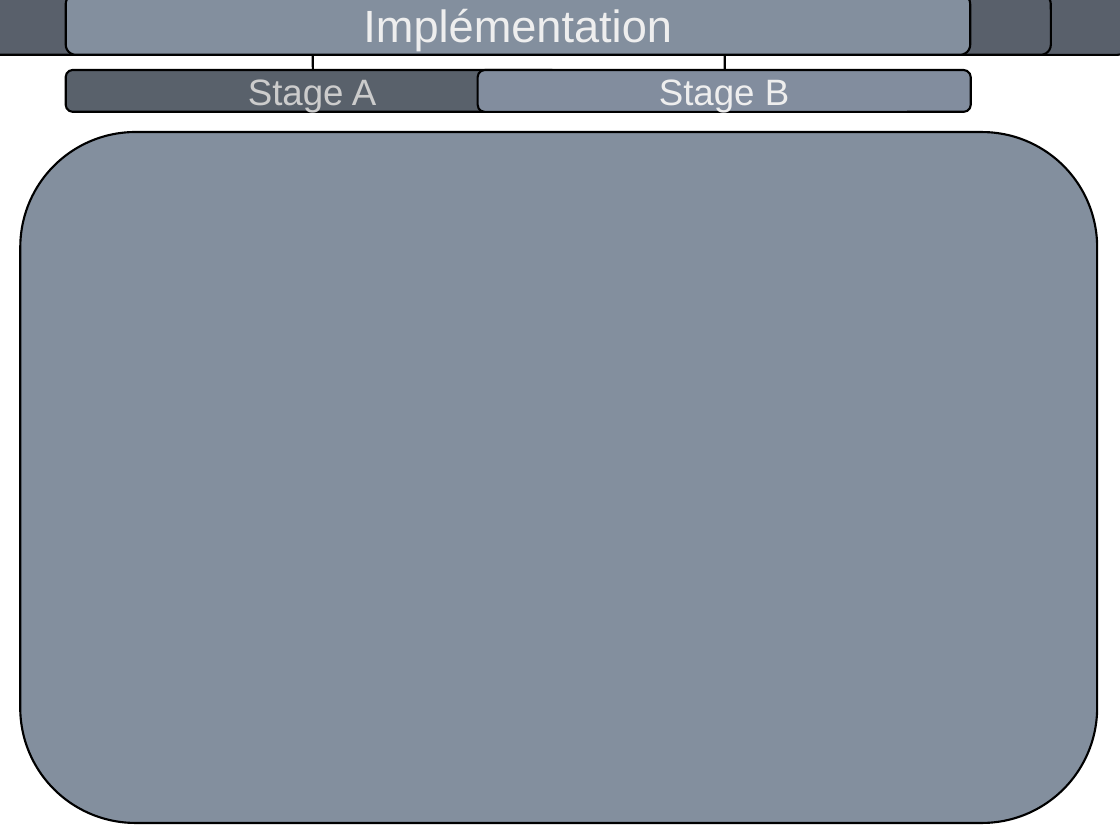
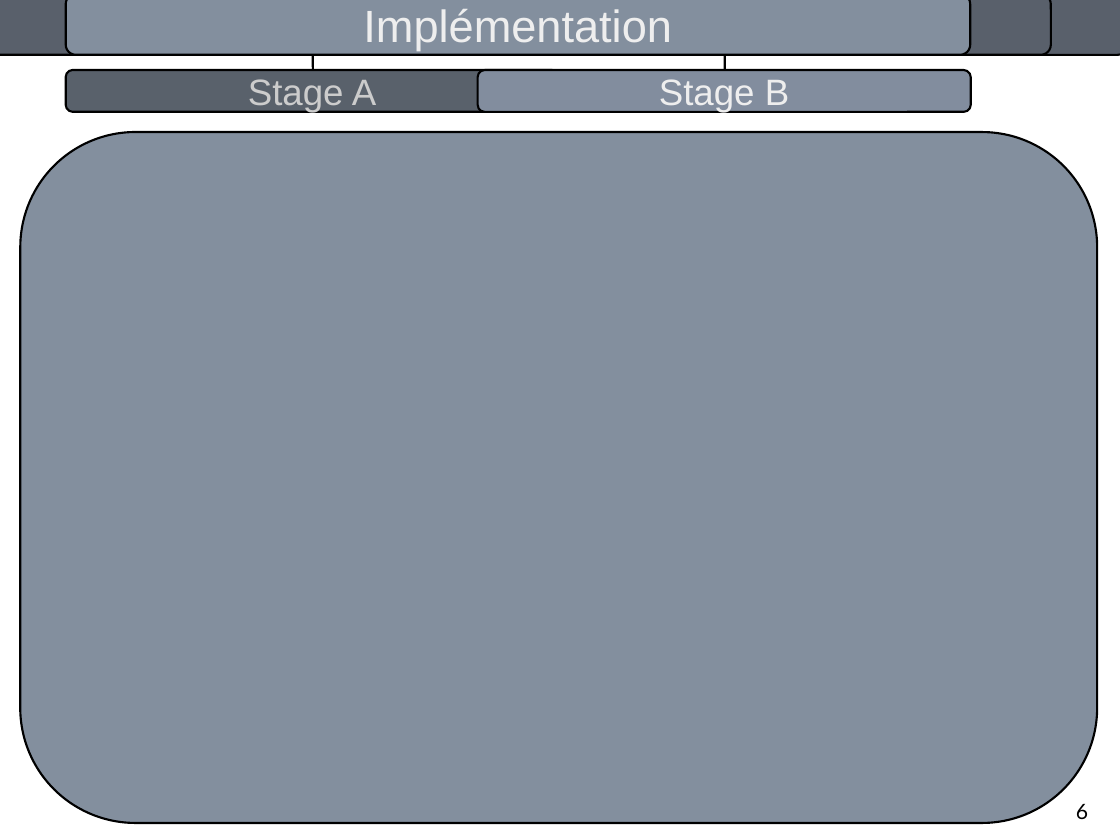
Before and after one commit to pierrealbiges/ActiveVision, a slide deck: slide 8 of LabBooks/Pres_orale.odp (slide 7 before the commit). Drawn at 1120x840 pixels with LibreOffice and Linux fonts; fonts in the diff are those of the drawing. Boxes give left, top, right and bottom in pixels: in the first picture for what was removed or moved away, otherwise in the second. Text is boxed around its words. In the diff, an @@ line names an element or a change of style, - is before the commit and + after.

```diff
--- a/LabBooks/Pres_orale.odp
+++ b/LabBooks/Pres_orale.odp
@@ text added at bbox=[1076, 804, 1088, 819], 15 pt, text #000000 @@
+6
```
Also in this commit, not shown: 8 other slides changed, 2 slides added, 1 other file.
